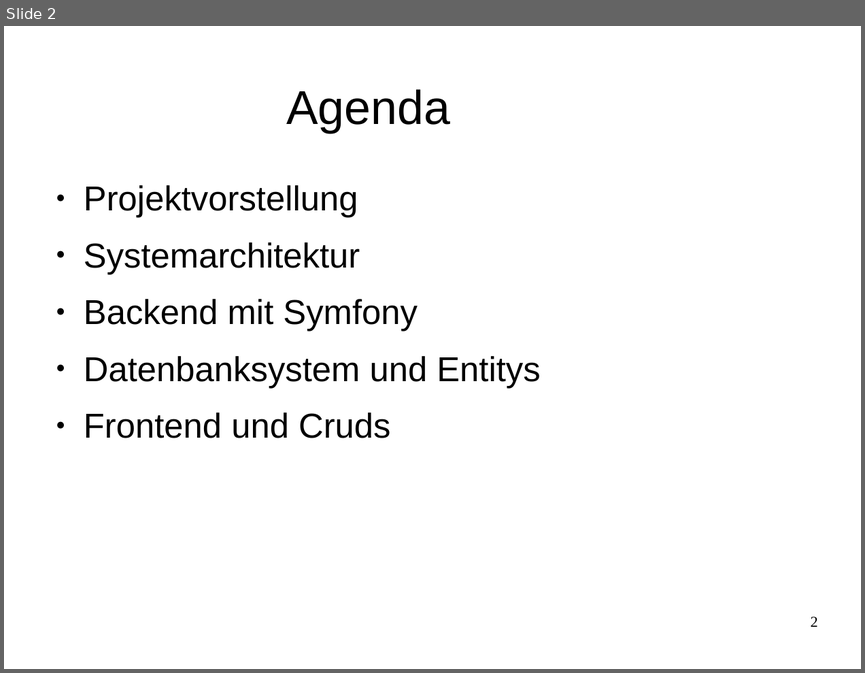
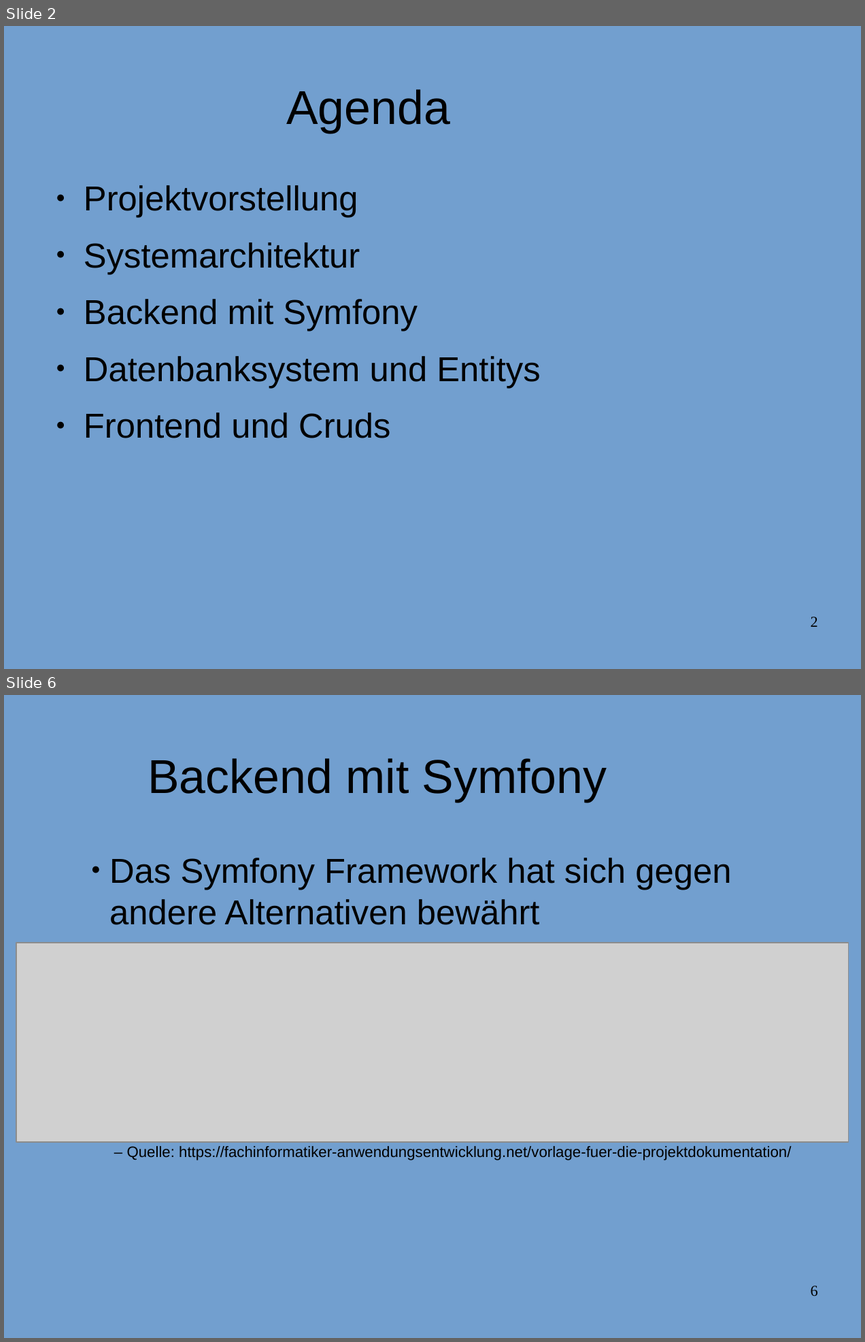
Before and after one commit to JackWolfskind/Tannte-Emma, a slide deck: doc/Präsentation/Präsentation.odp. Shown one above the other, each under a label of ours: slide 2 before the commit, slides 2 and 6 after it; the slides between them are not shown. The pictures are 865x673 and 865x1342 pixels, drawn with LibreOffice and Linux fonts; fonts in the diff are those of the drawing; grey boxes stand for pictures; background and template pictures are left out. Boxes give left, top, right and bottom in pixels: in the first picture for what was removed or moved away, otherwise in the second. Text is boxed around its words. In the diff, an @@ line names an element or a change of style, - is before the commit and + after.

```diff
--- a/doc/Präsentation/Präsentation.odp
+++ b/doc/Präsentation/Präsentation.odp
@@ slide 6 added at [4,695,861,1338], background #729FCF @@
@@ title added at [147,758,607,802], 44 pt, text #000000 @@
+Backend mit Symfony
@@ text added at [109,858,731,925], 32 pt, text #000000 @@
+● Das Symfony Framework hat sich gegen andere Alternativen bewährt
@@ picture added at [16,943,849,1141] @@
@@ text added at [127,1146,791,1160], 14 pt, text #000000 @@
+– Quelle: https://fachinformatiker-anwendungsentwicklung.net/vorlage-fuer-die-projektdokumentation/
@@ page number added at [810,1285,818,1296], 14 pt, text #000000 @@
+6
@@ slide 2 changed as well @@
@@ background #FFFFFF to #729FCF @@
```
Also in this commit, not shown: 3 other slides changed, 7 other slides added, 5 other files.
